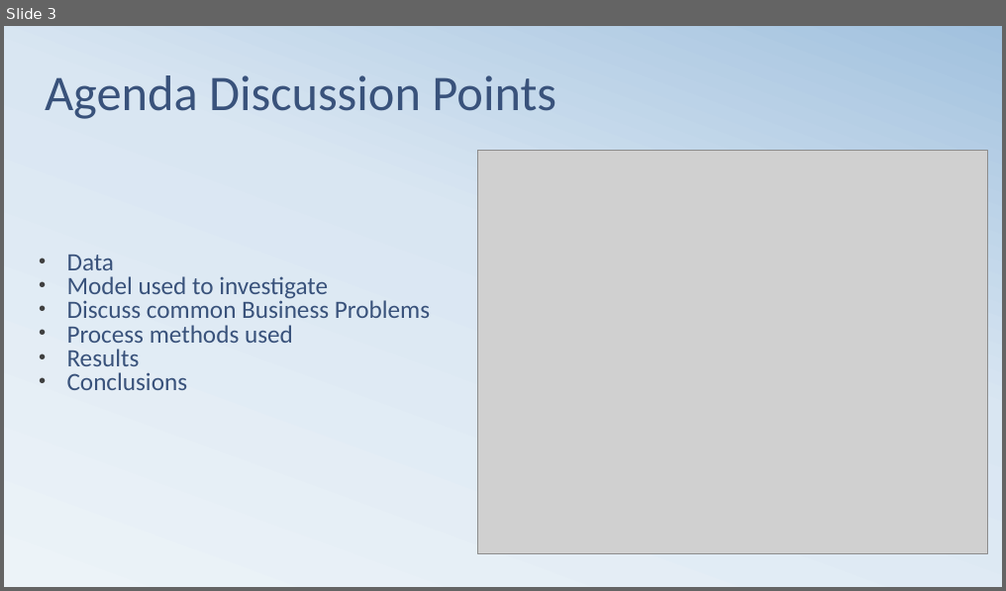
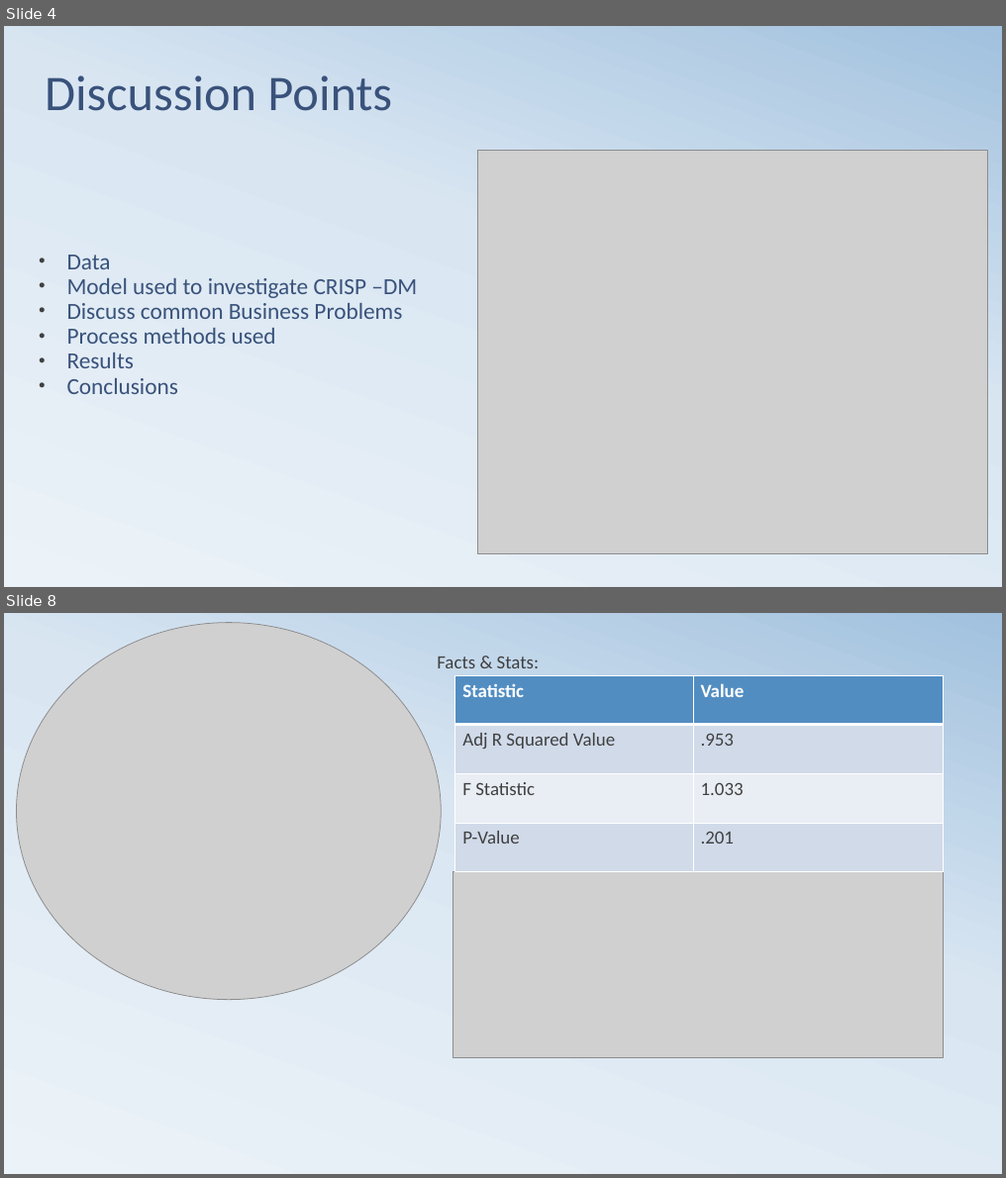
Before and after one commit to githosted/CAPSTONE, a slide deck: Capstone.pptx. Shown one above the other, each under a label of ours: slide 3 before the commit, slides 4 and 8 after it; the slides between them are not shown. The pictures are 1006x591 and 1006x1178 pixels, drawn with LibreOffice and Linux fonts; fonts in the diff are those of the drawing; grey boxes stand for pictures. Boxes give left, top, right and bottom in pixels: in the first picture for what was removed or moved away, otherwise in the second. Text is boxed around its words. In the diff, an @@ line names an element or a change of style, - is before the commit and + after.

```diff
--- a/Capstone.pptx
+++ b/Capstone.pptx
@@ slide 8 added at (x1=4, y1=613, x2=1002, y2=1174), background gradient #ECF3F8 to #D9E6F2 to #A1C1DE @@
@@ picture added at (x1=17, y1=623, x2=442, y2=1000) @@
@@ text added at (x1=437, y1=657, x2=539, y2=668), 18 pt, text #404040 @@
+Facts & Stats:
@@ table added at (x1=455, y1=676, x2=944, y2=872), 4 rows, 2 columns @@
+Statistic | Value
+Adj R Squared Value | .953
+F Statistic | 1.033
+P-Value | .201
@@ picture added at (x1=452, y1=872, x2=943, y2=1059) @@
@@ what was slide 3 is now slide 4 @@
@@ slide 4 changed as well @@
@@ title at (x1=45, y1=76, x2=392, y2=111): text changed @@
-Agenda Discussion Points
+Discussion Points
@@ text at (x1=67, y1=255, x2=402, y2=394): size 24 to 22.2 pt in "Data", "Discuss common Business Problems", "Process methods used", "Results" and 1 more places; line spacing 0.8 to 0.9 @@
@@ text at (x1=67, y1=278, x2=417, y2=298): text changed; size 24 to 22.2 pt @@
-• Model used to investigate
+• Model used to investigate CRISP –DM
```
Also in this commit, not shown: 5 other slides changed, 1 other slide added, 4 slides removed, 5 other files.
